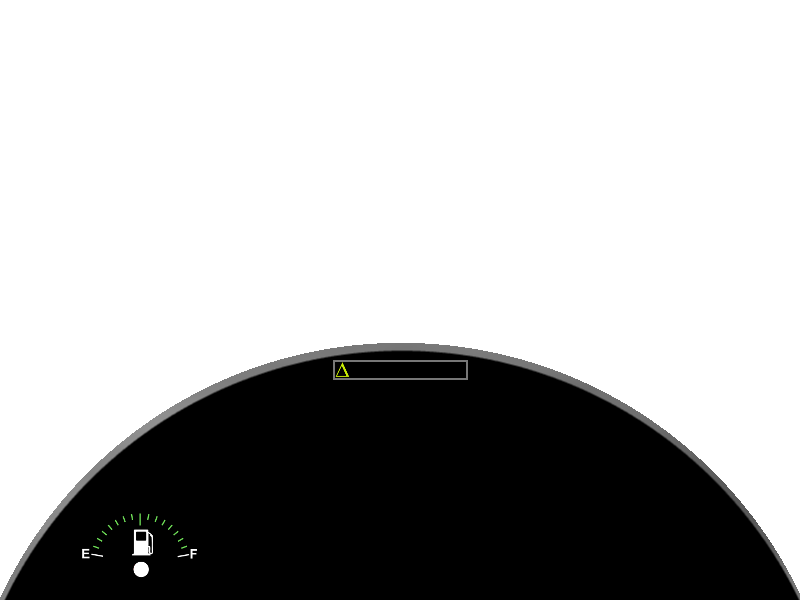
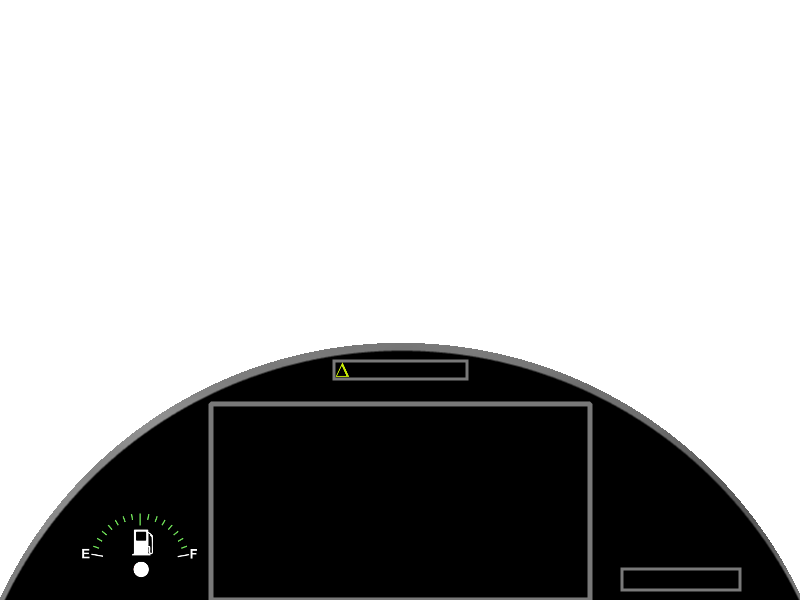
The second 800 × 600 image is a revision of the first. Changes to its layers:
painted on "dash-round.png" over [208, 359, 742, 600]
